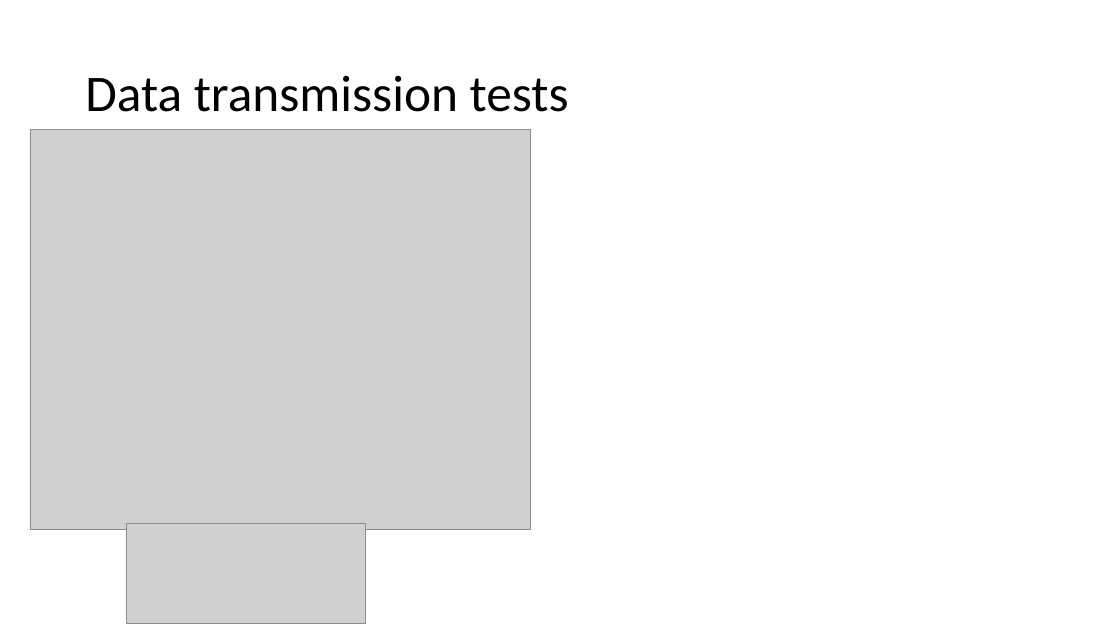
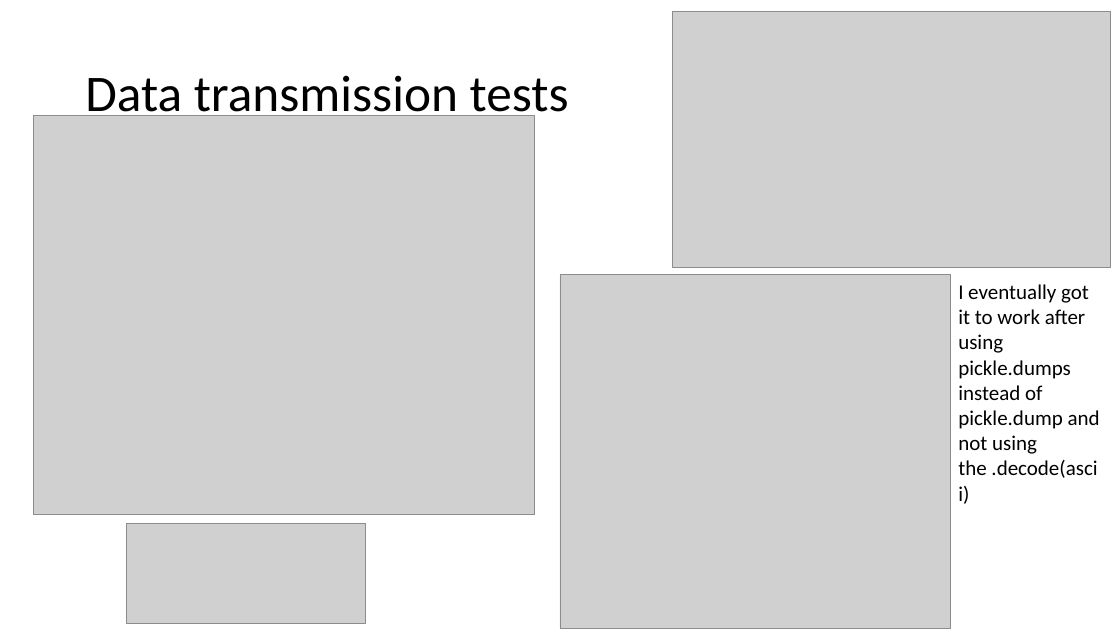
Before and after one commit to curtben1/actualCoursework, a slide deck: slide 32 of dev log.pptx. Drawn at 1120x630 pixels with LibreOffice and Linux fonts; fonts in the diff are those of the drawing; grey boxes stand for pictures. Boxes give left, top, right and bottom in pixels: in the first picture for what was removed or moved away, otherwise in the second. Text is boxed around its words. In the diff, an @@ line names an element or a change of style, - is before the commit and + after.

```diff
--- a/dev log.pptx
+++ b/dev log.pptx
@@ picture added at (x1=673, y1=11, x2=1111, y2=267) @@
@@ picture moved from (x1=30, y1=129, x2=531, y2=529) to (x1=34, y1=115, x2=534, y2=515) @@
@@ picture added at (x1=560, y1=275, x2=950, y2=629) @@
@@ text added at (x1=958, y1=284, x2=1100, y2=478), 18 pt, text #000000 @@
+I eventually got it to work after using pickle.dumps instead of pickle.dump and not using the .decode(ascii)
```
